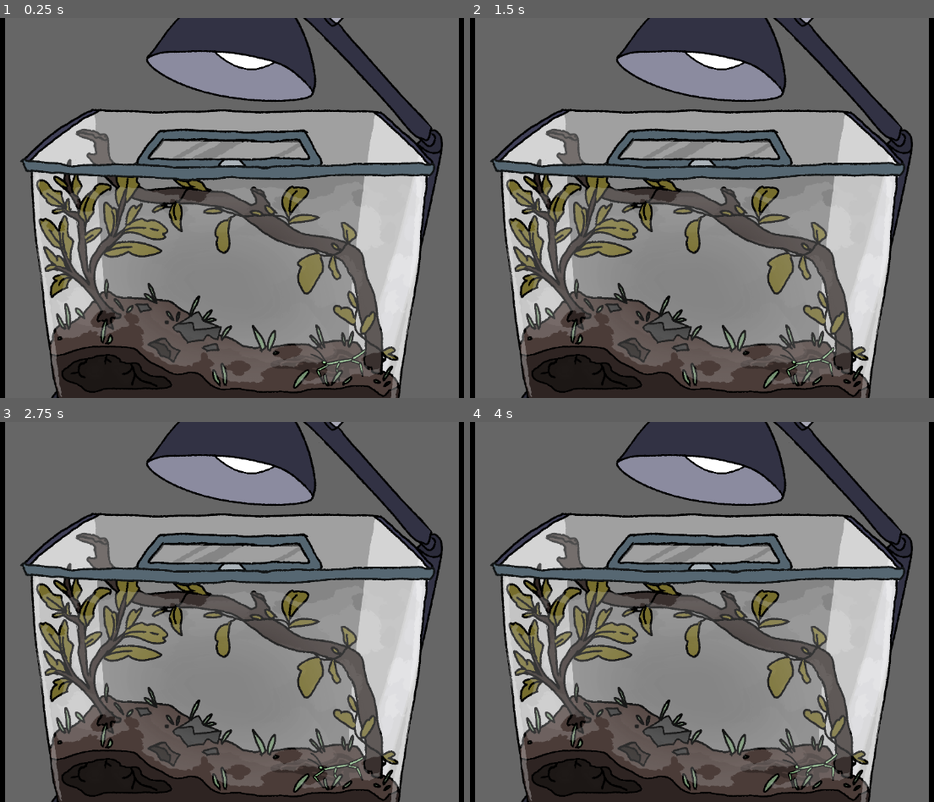
Above: before the commit, frames 1-4 (two rows, left to right).
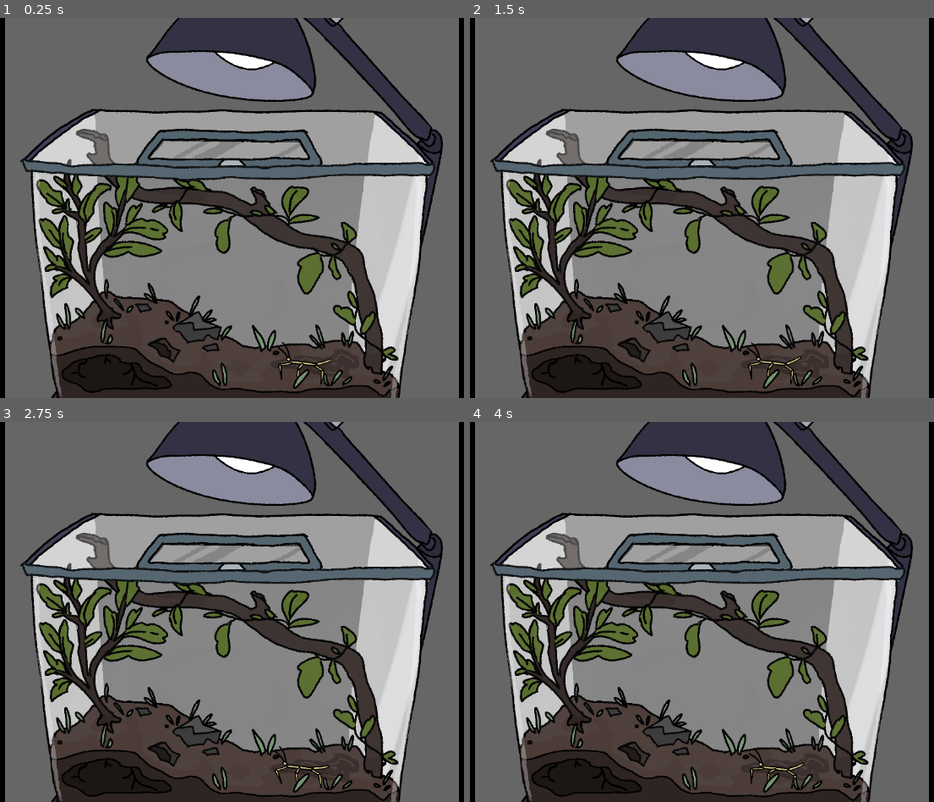
Above: after the commit, the same moments.

Repository: kayillustrations/Insectapet
Game: Godot game, scene res://windows/full_habitat.tscn
The game is run twice, just before and just after one commit, with the same random seed, the same clock (stepped at 60 frames per second) and the same inputs. This scene is started directly instead of the project's main scene. The engine's default icon, where the game draws it, is replaced by a stand-in: a white triangle on a blue panel in a dark square.
Inputs (mouse positions are in pixels of both pictures, inside the frame that each line leads up to):
- Up to frame 1 (0.25 s): no input
- Up to frame 2 (1.5 s): click (702, 116) at 0.5 s; tap Enter at 1.25 s; move the mouse to (850, 189) at 1.27 s; hold Right (Right) from 1.28 s (still down); click (850, 189) at 1.42 s
- Up to frame 3 (2.75 s): tap Up (Up) at 1.52 s; release Right (Right) at 2 s; drag from (97, 631) to (199, 688) at 2.02 s
- Up to frame 4 (4 s): move the mouse to (771, 528) at 2.77 s; hold Left (Left) 2.78-3.5 s; drag from (669, 688) to (497, 555) at 3.52 s

The runs differ from the first frame. In frame 1, 13% of the frame differs, in the area x 8-86%, y 41-97%; in frame 2, 13%; in frame 3, 13%; in frame 4, 13%.

Commit message:
i did it?

Diff:
--- a/games/dino_game.gd
+++ b/games/dino_game.gd
@@ -11,7 +11,7 @@
 var air_heights: Array
 
 #VARS
-const BUG_START_POS = Vector2i(-200,0)
+const BUG_START_POS = Vector2i(150,280)
 const CAM_START_POS = Vector2i.ZERO
 const SPEED_START = 10
 const SPEED_MAX = 25
@@ -30,8 +30,6 @@
 var has_been_config = false
 var game_started:bool = false
 
-func _ready() -> void:
-	$ParallaxBackground.visible = false
 
 func Activated():
 	if !has_been_config:
@@ -42,7 +40,6 @@
 		start_label = HUD.find_child("Start")
 		has_been_config = true
 	visible = true
-	$ParallaxBackground.visible = true
 	new_game()
 
 func new_game():
--- a/games/dino_game.tscn
+++ b/games/dino_game.tscn
@@ -19,34 +19,29 @@
 [node name="DinoGame" type="Node2D"]
 script = ExtResource("1_yuern")
 
-[node name="ParallaxBackground" type="ParallaxBackground" parent="."]
-layer = -1
-follow_viewport_enabled = true
-
-[node name="ParallaxLayer" type="ParallaxLayer" parent="ParallaxBackground"]
-
-[node name="Sprite2D" type="Sprite2D" parent="ParallaxBackground/ParallaxLayer"]
+[node name="Sprite2D" type="Sprite2D" parent="."]
+visible = false
 texture = ExtResource("2_v78br")
 
-[node name="ParallaxLayer2" type="ParallaxLayer" parent="ParallaxBackground"]
-
-[node name="Under" type="Sprite2D" parent="ParallaxBackground/ParallaxLayer2"]
-position = Vector2(0, 42)
+[node name="Under" type="Sprite2D" parent="."]
+position = Vector2(563.5, 317.405)
 texture = SubResource("AtlasTexture_p50ye")
 flip_v = true
 
-[node name="Line" type="Sprite2D" parent="ParallaxBackground/ParallaxLayer2"]
+[node name="Line" type="Sprite2D" parent="."]
+position = Vector2(563.5, 275.405)
 scale = Vector2(1, 0.47)
 texture = SubResource("AtlasTexture_uu7im")
 
 [node name="Ground" type="StaticBody2D" parent="."]
+position = Vector2(563.5, 275.405)
 
 [node name="CollisionShape2D" type="CollisionShape2D" parent="Ground"]
 position = Vector2(0, 38.5)
 shape = SubResource("RectangleShape2D_1ya7t")
 
 [node name="Bug" parent="." instance=ExtResource("2_2eidp")]
-position = Vector2(-100, 7)
+position = Vector2(136, 280)
 slide_on_ceiling = false
 
 [node name="Camera2D" type="Camera2D" parent="."]
--- /dev/null
+++ b/games/game.tscn
@@ -0,0 +1,80 @@
+[gd_scene load_steps=2 format=3 uid="uid://dpur22kqa7fty"]
+
+[ext_resource type="Script" uid="uid://p85t021wdi0b" path="res://ui/game_inputs.gd" id="1_qhkc2"]
+
+[node name="Game" type="Control"]
+layout_mode = 3
+anchors_preset = 15
+anchor_right = 1.0
+anchor_bottom = 1.0
+grow_horizontal = 2
+grow_vertical = 2
+script = ExtResource("1_qhkc2")
+
+[node name="HUD" type="Control" parent="."]
+layout_mode = 1
+anchors_preset = 15
+anchor_right = 1.0
+anchor_bottom = 1.0
+grow_horizontal = 2
+grow_vertical = 2
+
+[node name="HBoxContainer" type="HBoxContainer" parent="HUD"]
+layout_mode = 0
+offset_left = 19.0
+offset_top = 17.0
+offset_right = 217.0
+offset_bottom = 59.0
+size_flags_horizontal = 8
+size_flags_vertical = 8
+
+[node name="Label" type="Label" parent="HUD/HBoxContainer"]
+layout_mode = 2
+theme_override_font_sizes/font_size = 30
+text = "Score:"
+
+[node name="Score" type="Label" parent="HUD/HBoxContainer"]
+layout_mode = 2
+theme_override_font_sizes/font_size = 30
+text = "####"
+
+[node name="HBoxContainer2" type="HBoxContainer" parent="HUD"]
+layout_mode = 1
+anchors_preset = 1
+anchor_left = 1.0
+anchor_right = 1.0
+offset_left = -270.0
+offset_top = 15.0
+offset_right = -6.0
+offset_bottom = 57.0
+grow_horizontal = 0
+size_flags_horizontal = 8
+size_flags_vertical = 8
+
+[node name="Label" type="Label" parent="HUD/HBoxContainer2"]
+layout_mode = 2
+theme_override_font_sizes/font_size = 30
+text = "Highscore:"
+
+[node name="Highscore" type="Label" parent="HUD/HBoxContainer2"]
+layout_mode = 2
+theme_override_font_sizes/font_size = 30
+text = "####"
+
+[node name="Start" type="RichTextLabel" parent="HUD"]
+layout_mode = 1
+anchors_preset = 8
+anchor_left = 0.5
+anchor_top = 0.5
+anchor_right = 0.5
+anchor_bottom = 0.5
+offset_left = -155.0
+offset_top = -27.0
+offset_right = 155.0
+offset_bottom = 27.0
+grow_horizontal = 2
+grow_vertical = 2
+theme_override_font_sizes/normal_font_size = 30
+bbcode_enabled = true
+text = "[pulse freq=1.0 color=#ffffff40 ease=-2.0]Press Any Button[/pulse]"
+horizontal_alignment = 1
--- a/saves/save.cfg
+++ b/saves/save.cfg
@@ -1,23 +1,23 @@
 [0]
 
 habitat_locations={
-"Bug": Vector2i(0, 0),
-"FullHabitat": Vector2i(0, 0),
-"MiniHabitat": Vector2i(2132, 1220)
+"Bug": Vector2i(418, 587),
+"FullHabitat": Vector2i(1162, 114),
+"MiniHabitat": Vector2i(1775, 924)
 }
 current_stats={
-"Energy": 92,
-"Happiness": 34,
-"Hunger": 92,
+"Energy": 96,
+"Happiness": 44,
+"Hunger": 97,
 "Stage": 0,
 "XP": 0,
 "isHealthy": true
 }
 habitat_stats={
-"Cleanliness": 74,
-"Hydration": 56,
+"Cleanliness": 96,
+"Hydration": 76,
 "isBugReleased": false,
 "isLampOn": true
 }
-bug_color=Color(0.59859, 0.81, 0.5751, 1)
-current_path_location=0.855104
+bug_color=Color(0.81, 0.77598, 0.5184, 1)
+current_path_location=0.911512
--- a/ui/game_inputs.gd
+++ b/ui/game_inputs.gd
@@ -1,4 +1,4 @@
-extends ColorRect
+extends Control
 
 @onready var dino_game = $DinoGame
 var current_game
@@ -6,7 +6,6 @@
 func _ready() -> void:
 	for i in %GameButtons.children.size():
 		%GameButtons.children[i].connect("pressed",PressedButton.bind(%GameButtons.children[i].name))
-	$HUD.visible = false
 	dino_game.visible = false
 	#snake_game.visible = false
 	pass
--- a/ui/shop.tscn
+++ b/ui/shop.tscn
@@ -17,7 +17,6 @@
 grow_horizontal = 2
 grow_vertical = 2
 script = ExtResource("1_2v8nf")
-textures = Array[Texture2D]([null, null, null, null, null, null, null, null])
 
 [node name="GridContainer" type="GridContainer" parent="."]
 layout_mode = 1
--- a/windows/full_habitat.tscn
+++ b/windows/full_habitat.tscn
@@ -39,7 +39,8 @@
 [ext_resource type="Texture2D" uid="uid://cyp6tcbl2hrfq" path="res://art/objects.png" id="28_xjwgn"]
 [ext_resource type="PackedScene" uid="uid://bfysejrtg1gp3" path="res://ui/sparkles.tscn" id="32_1gug7"]
 [ext_resource type="PackedScene" uid="uid://dqqjtahenh6gc" path="res://ui/shop.tscn" id="32_lsfya"]
-[ext_resource type="PackedScene" uid="uid://d3q7scku7fkcl" path="res://ui/game.tscn" id="36_1gug7"]
+[ext_resource type="PackedScene" uid="uid://dpur22kqa7fty" path="res://games/game.tscn" id="40_ncixy"]
+[ext_resource type="PackedScene" uid="uid://cje31o0utwy5y" path="res://games/dino_game.tscn" id="41_sutye"]
 
 [sub_resource type="Curve2D" id="Curve2D_r5got"]
 _data = {
@@ -885,6 +886,7 @@
 
 [node name="Feeding" parent="SubViewportContainer/ScreenViewport/CanvasLayer/Screens" index="0" instance=ExtResource("24_xey8i")]
 unique_name_in_owner = true
+visible = false
 layout_mode = 1
 offset_left = 0.0
 offset_top = 0.0
@@ -909,11 +911,14 @@
 
 [node name="Shop" parent="SubViewportContainer/ScreenViewport/CanvasLayer/Screens" index="3" instance=ExtResource("32_lsfya")]
 unique_name_in_owner = true
-layout_mode = 1
-
-[node name="Game" parent="SubViewportContainer/ScreenViewport/CanvasLayer" index="1" instance=ExtResource("36_1gug7")]
-unique_name_in_owner = true
-z_index = 1
+visible = false
+layout_mode = 1
+
+[node name="Game" parent="SubViewportContainer/ScreenViewport/CanvasLayer/Screens" index="4" instance=ExtResource("40_ncixy")]
+unique_name_in_owner = true
+layout_mode = 1
+
+[node name="DinoGame" parent="SubViewportContainer/ScreenViewport/CanvasLayer/Screens/Game" index="1" instance=ExtResource("41_sutye")]
 
 [node name="State Timer" type="Timer" parent="." index="2"]
 wait_time = 5.0
--- a/windows/mini_habitat.gd
+++ b/windows/mini_habitat.gd
@@ -74,3 +74,7 @@
 func _on_hydration_timeout() -> void:
 	EditHabitat("Hydration", 1)
 	pass # Replace with function body.
+
+func _on_life_span_timeout() -> void:
+
+	pass # Replace with function body.
--- a/windows/mini_habitat.tscn
+++ b/windows/mini_habitat.tscn
@@ -103,9 +103,15 @@
 autostart = true
 ignore_time_scale = true
 
+[node name="LifeSpan" type="Timer" parent="Node" index="5"]
+unique_name_in_owner = true
+autostart = true
+ignore_time_scale = true
+
 [connection signal="toggled" from="Shape/ColorRect/MarginContainer/Panel/TextureButton" to="." method="_on_texture_button_toggled"]
 [connection signal="timeout" from="Node/Happiness" to="." method="_on_happiness_timeout"]
 [connection signal="timeout" from="Node/Hunger" to="." method="_on_hunger_timeout"]
 [connection signal="timeout" from="Node/Energy" to="." method="_on_energy_timeout"]
 [connection signal="timeout" from="Node/Cleanliness" to="." method="_on_cleanliness_timeout"]
 [connection signal="timeout" from="Node/Hydration" to="." method="_on_hydration_timeout"]
+[connection signal="timeout" from="Node/LifeSpan" to="." method="_on_life_span_timeout"]
Not shown: 1 places in windows/full_habitat.tscn that only renumber resources
